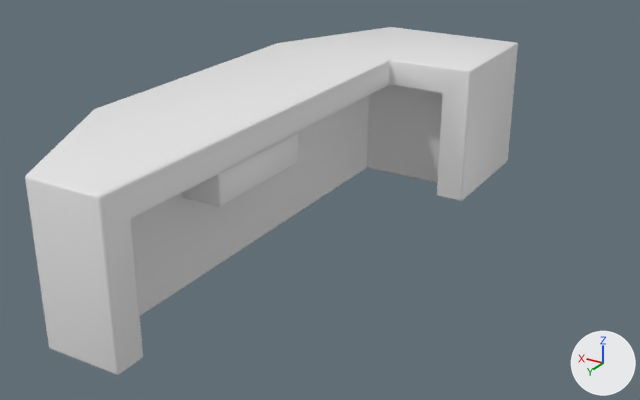
What one commit did to the FBX model HomeWrecker/Assets/Art/Winkel/Props/Fbx/Kassa rij 1.fbx.
Rendered twice from a 50 mm camera at (-2.7, 3.85, 2.25) aimed at (-0.33, -0.09, 0.28). The lights are fixed; the arrows at lower right show +X, +Y and +Z. Where no turn or scale is listed for an object, it has been applied to the vertices.

The older version as bpy lines, for what is in view:
```python
me_cube_004 = bpy.data.meshes.new('Cube.004')
me_cube_004.from_pydata(...)  # 238 vertices, 236 faces; spans x -0.8..0.6, y -1.93..1.5, z 0.0..0.86
me_cube_004.materials.append(mat_kassastand)  # white #e7e7e7
ob_kassatoonbank = bpy.data.objects.new('KassaToonbank', me_cube_004)
ob_kassatoonbank.location = (0.0, 0.0, 0.0)
```
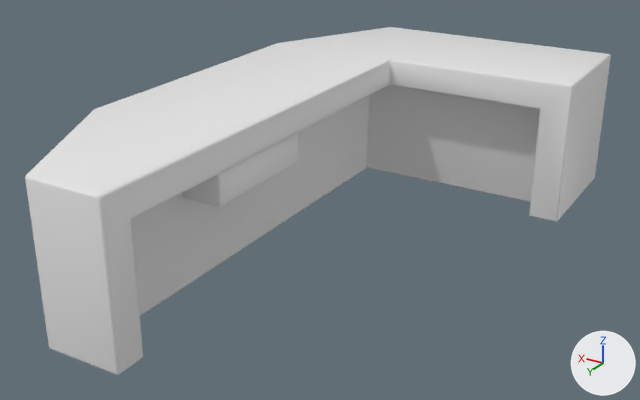
Commit message: Nieuw kassa rij model

Edits to the bpy script that builds the scene:
```text
Change me_cube_004:
    where me_cube_004.from_pydata(...)  # 238 vertices, 236 faces; spans x -0.8..0.6, y -1.93..1.5, z 0.0..0.86
    used by ob_kassatoonbank; location = (0.0, 0.0, 0.0)
    me_cube_004 part 1: all 56 vertices in x -0.8..-0.6, y -1.93..-1.07, z 0.0..0.86 are moved by (-0.62, 0.0, 0.0)
```

Boxes [x1, y1, x2, y2] around the edits, measured in the pictures (640 x 400 px; the box of a moved part takes in the faces that stretch with it):
'KassaToonbank', reshaped (19% wider): before [25, 27, 518, 375]; after [25, 27, 611, 375]
part 1 of me_cube_004, moved or reshaped: before [369, 27, 518, 201]; after [369, 27, 611, 222]
